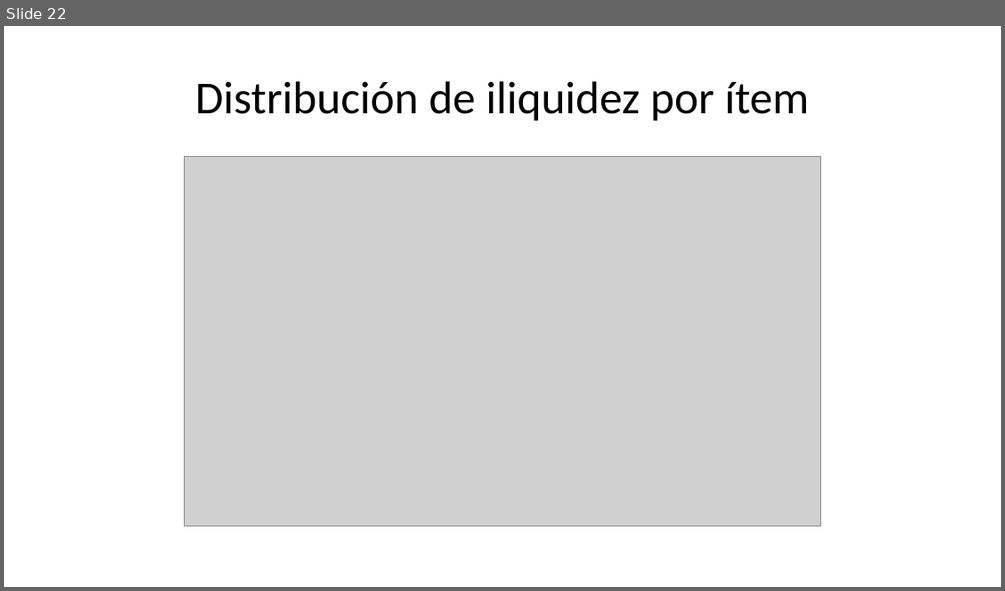
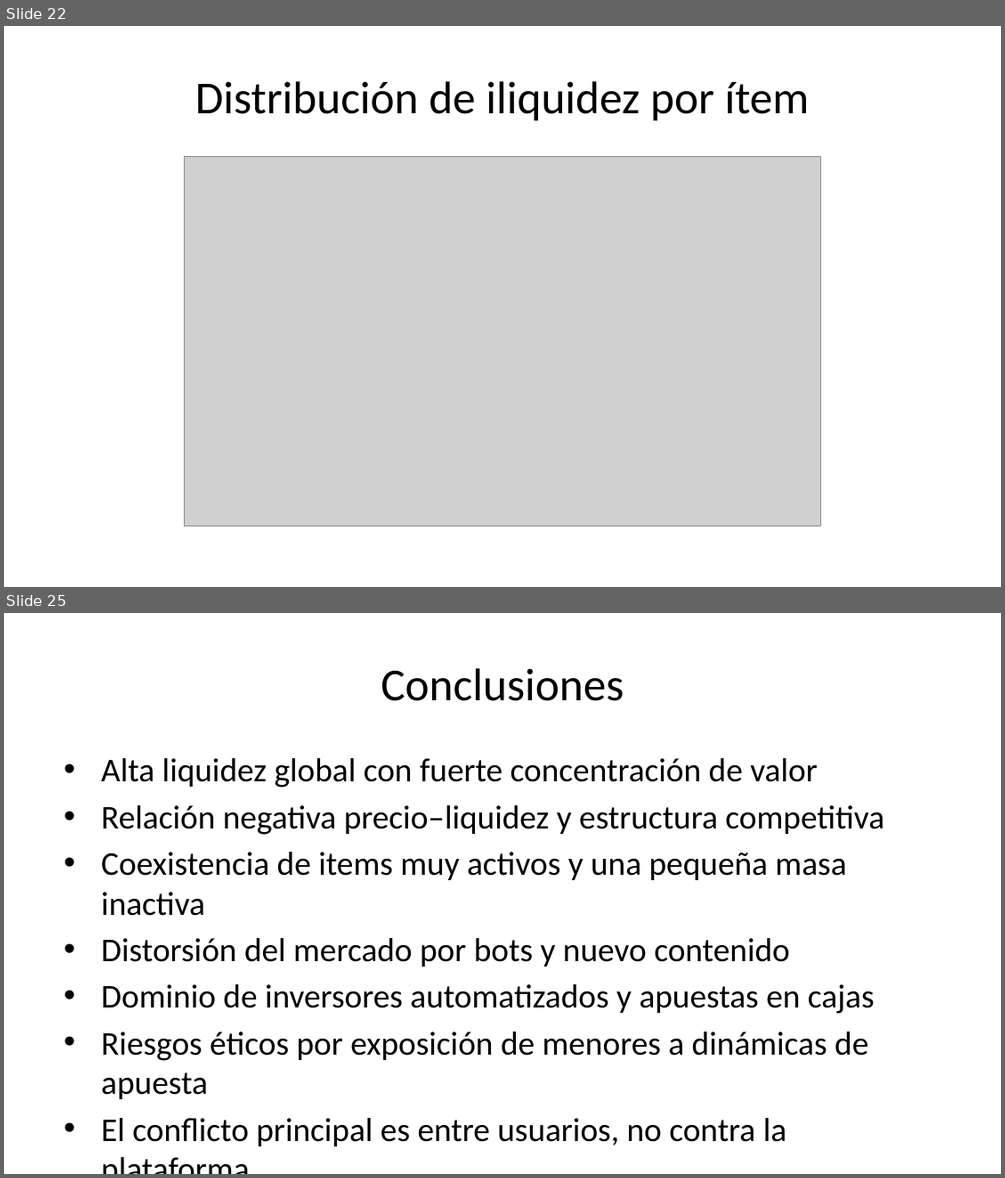
Before and after one commit to Pabloflopygame/CS2-research, a slide deck: Presentation.pptx. Shown one above the other, each under a label of ours: slide 22 before the commit, slides 22 and 25 after it; the slides between them are not shown. The pictures are 1005x591 and 1005x1178 pixels, drawn with LibreOffice and Linux fonts; fonts in the diff are those of the drawing; grey boxes stand for pictures. Boxes give left, top, right and bottom in pixels: in the first picture for what was removed or moved away, otherwise in the second. Text is boxed around its words. In the diff, an @@ line names an element or a change of style, - is before the commit and + after.

```diff
--- a/Presentation.pptx
+++ b/Presentation.pptx
@@ slide 25 added at [4, 613, 1001, 1174], background #FFFFFF @@
@@ title added at [380, 668, 623, 701], 33 pt, text #000000 @@
+Conclusiones
@@ text added at [101, 758, 884, 1146], 24 pt, text #000000 @@
+• Alta liquidez global con fuerte concentración de valor
+• Relación negativa precio–liquidez y estructura competitiva
+• Coexistencia de items muy activos y una pequeña masa inactiva
+• Distorsión del mercado por bots y nuevo contenido
+• Dominio de inversores automatizados y apuestas en cajas
+• Riesgos éticos por exposición de menores a dinámicas de apuesta
+• El conflicto principal es entre usuarios, no contra la plataforma
+• Mercado emergente comparable a dinámicas financieras reales
```
Also in this commit, not shown: 3 slides changed, 3 other files.
